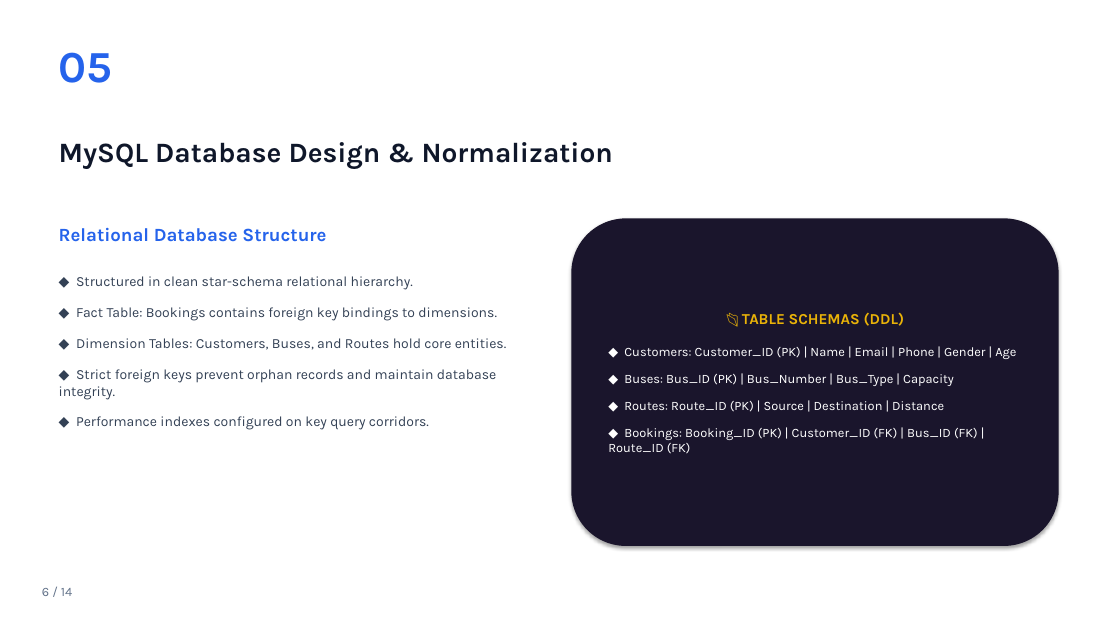
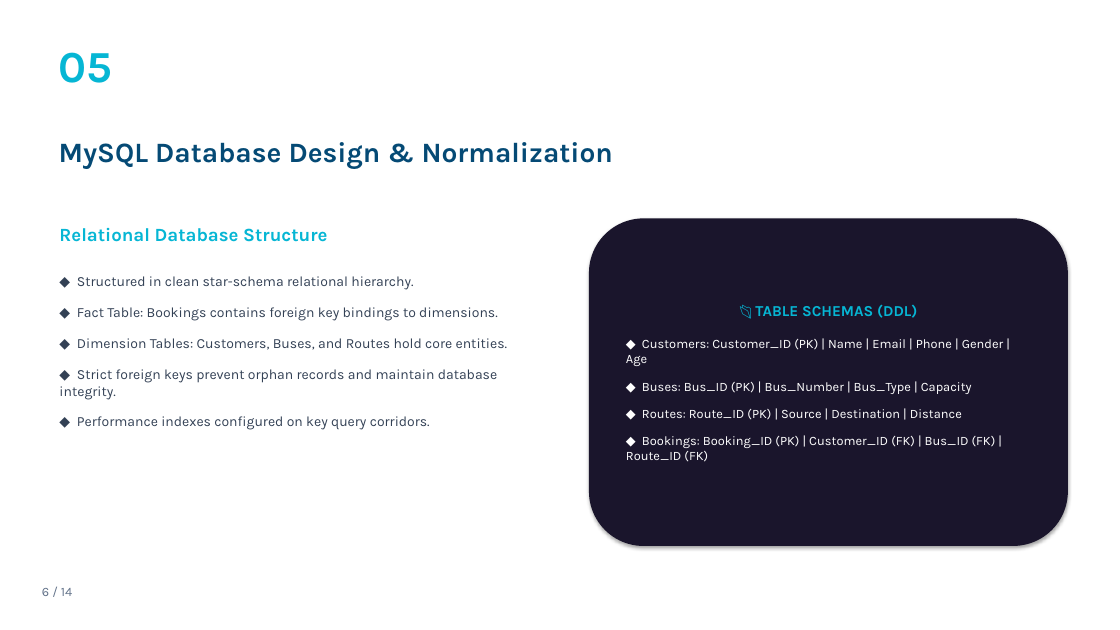
Before and after one commit to SHETYGURU/Revature-Bus-Booking-Analytical-System-, a slide deck: slide 6 of Bus Booking Analytics System (PowerBI)/documents/Bus_Booking_Analytics_PowerBI_light.pptx. Drawn at 1120x630 pixels with LibreOffice and Linux fonts; fonts in the diff are those of the drawing. Boxes give left, top, right and bottom in pixels: in the first picture for what was removed or moved away, otherwise in the second. Text is boxed around its words. In the diff, an @@ line names an element or a change of style, - is before the commit and + after.

```diff
--- a/Bus Booking Analytics System (PowerBI)/documents/Bus_Booking_Analytics_PowerBI_light.pptx
+++ b/Bus Booking Analytics System (PowerBI)/documents/Bus_Booking_Analytics_PowerBI_light.pptx
@@ text "05" at (59,52,113,83): text colour #2563EB to #06B6D4 @@
@@ text "MySQL Database Design & Normalization" at (59,142,613,168): text colour #0F172A to #054A75 @@
@@ text "Relational Database Structure" at (59,228,327,242): text colour #2563EB to #06B6D4 @@
@@ rounded rectangle "📂 TABLE SCHEMAS (DDL)": place and size @@
-rounded rectangle "📂 TABLE SCHEMAS (DDL)" at (571,218,1059,546)
+rounded rectangle "📂 TABLE SCHEMAS (DDL)" at (589,218,1068,546)
@@ text in rounded rectangle at (755,305,917,318): text colour #EAB308 to #06B6D4 in "📂 TABLE SCHEMAS (DDL)" @@
```
Also in this commit, not shown: 14 other slides changed.
